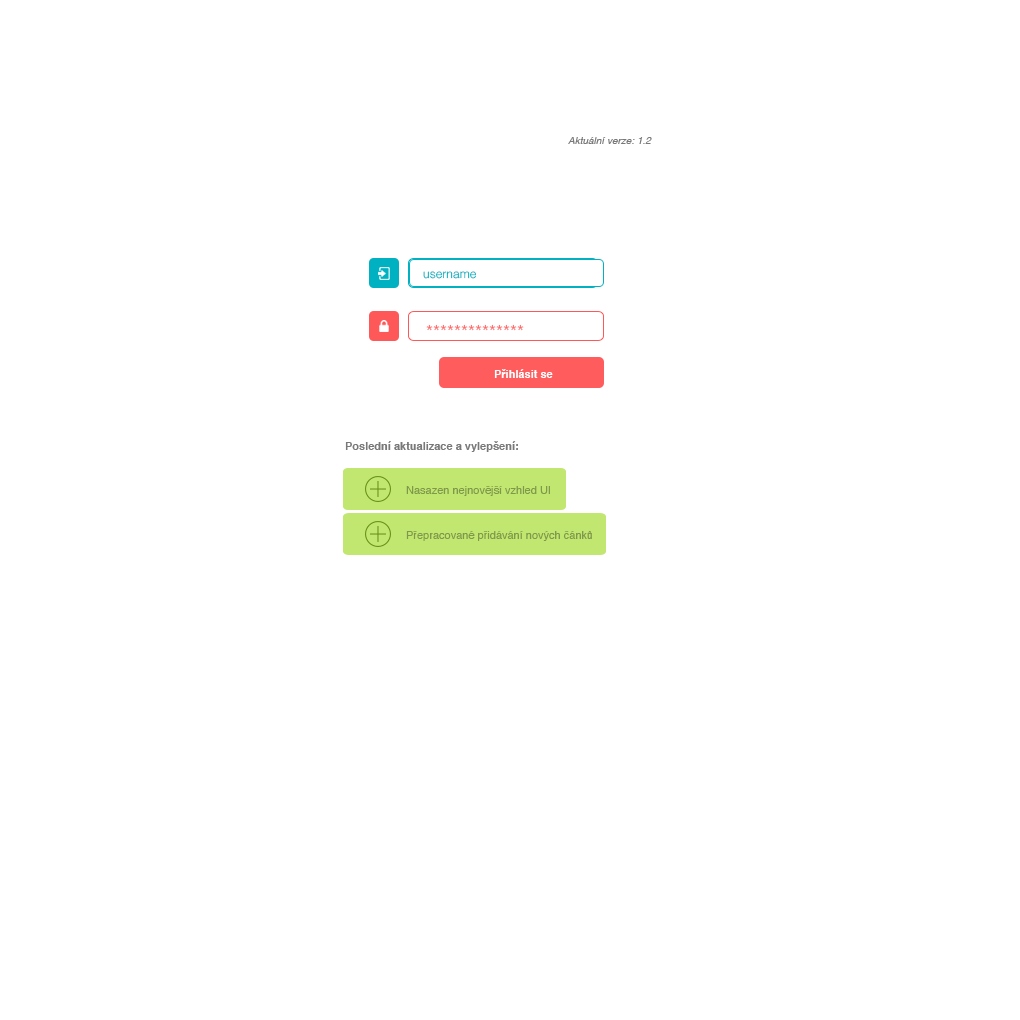
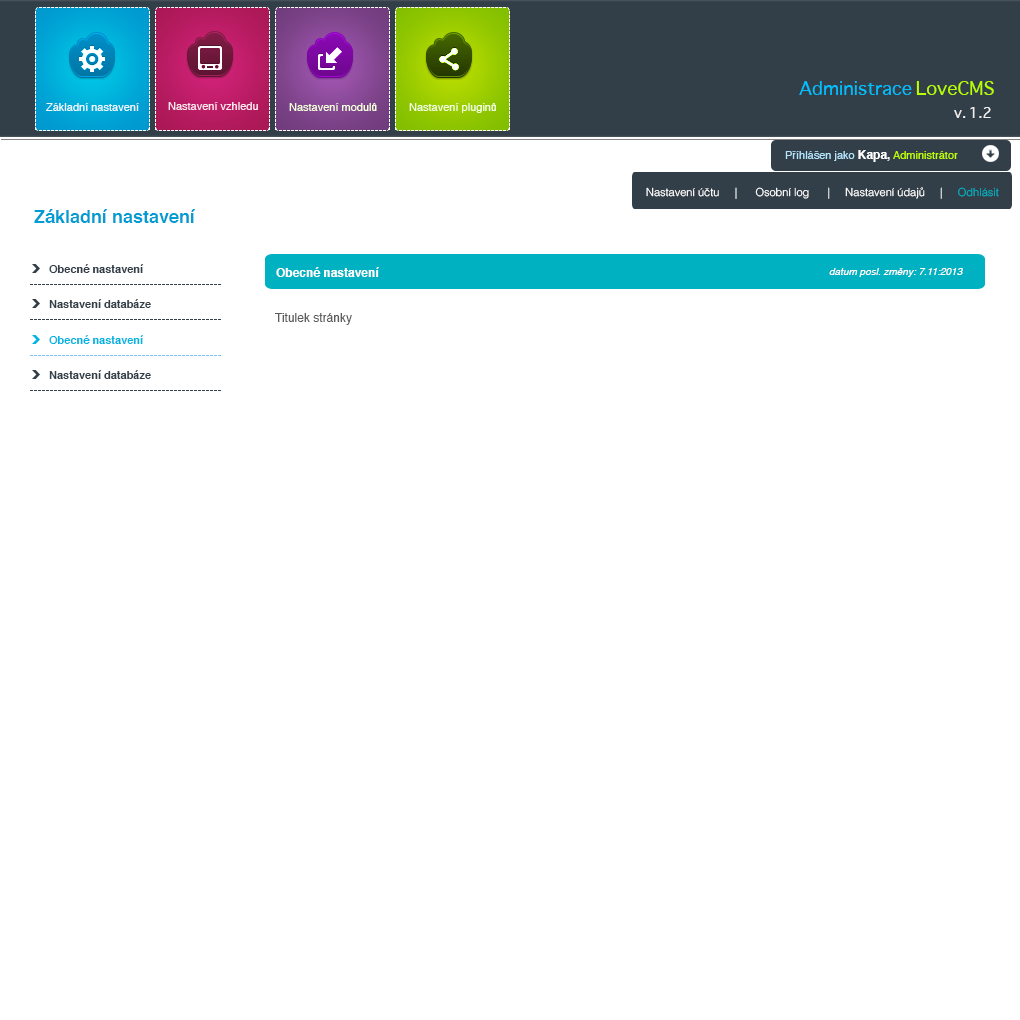
Layered file, before and after one edit (1020 x 1020). Changes by layer:
hid group "login" (37 layers) over 0, 0, 1020, 555
painted on "Rounded Rectangle 17" over 412, 286, 601, 287
showed group "template" (66 layers) over 0, 0, 1020, 391
showed "Background" over 0, 0, 1020, 555
